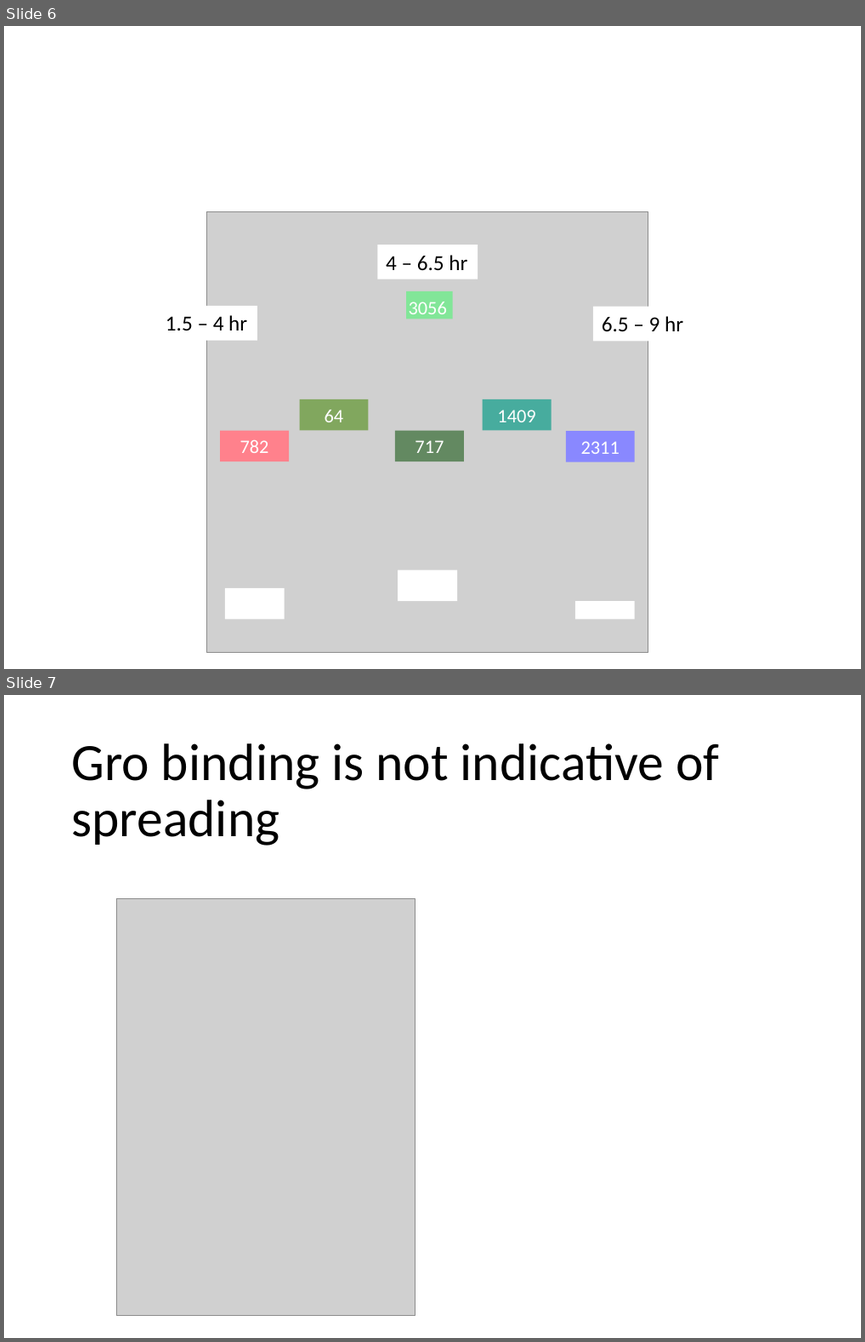
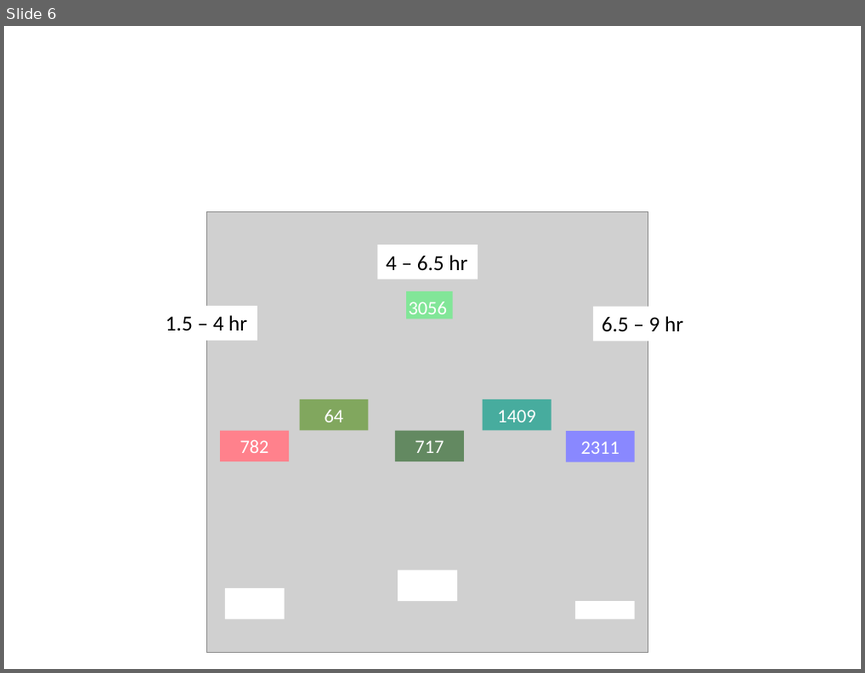
Before and after one commit to mdchambers/dissertation, a slide deck: presentations/defense_unused.pptx. Shown one above the other, each under a label of ours: slides 6 and 7 before the commit, slide 6 after it. The pictures are 865x1342 and 865x673 pixels, drawn with LibreOffice and Linux fonts; fonts in the diff are those of the drawing; grey boxes stand for pictures. Boxes give left, top, right and bottom in pixels: in the first picture for what was removed or moved away, otherwise in the second. Text is boxed around its words. In the diff, an @@ line names an element or a change of style, - is before the commit and + after.

```diff
--- a/presentations/defense_unused.pptx
+++ b/presentations/defense_unused.pptx
@@ slide 7 removed at (4, 695, 861, 1338), background #FFFFFF @@
@@ title removed at (71, 743, 719, 845) @@
-Gro binding is not indicative of spreading
@@ picture removed at (117, 898, 415, 1315) @@
```
Also in this commit, not shown: 10 slides added, 4 other files.
